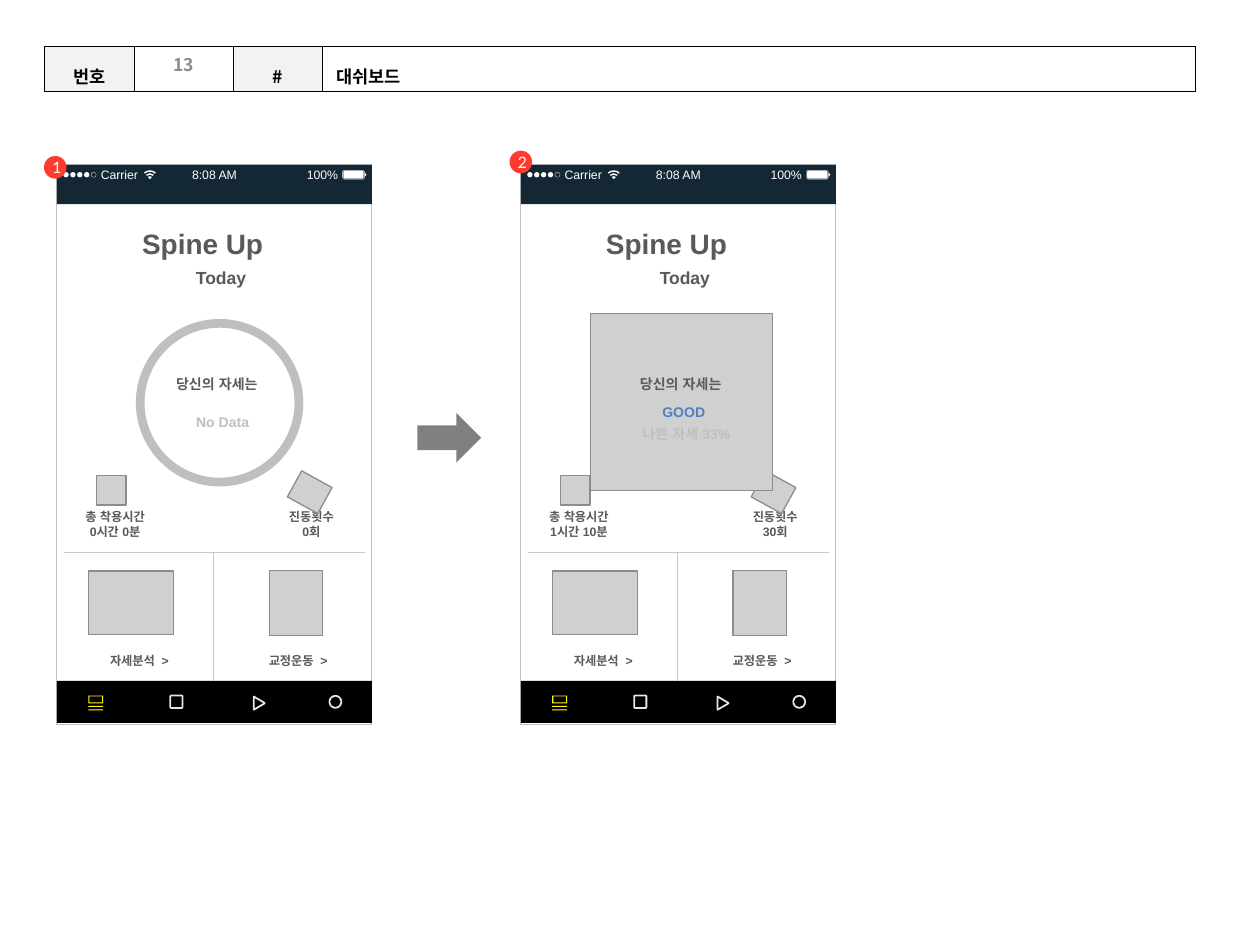
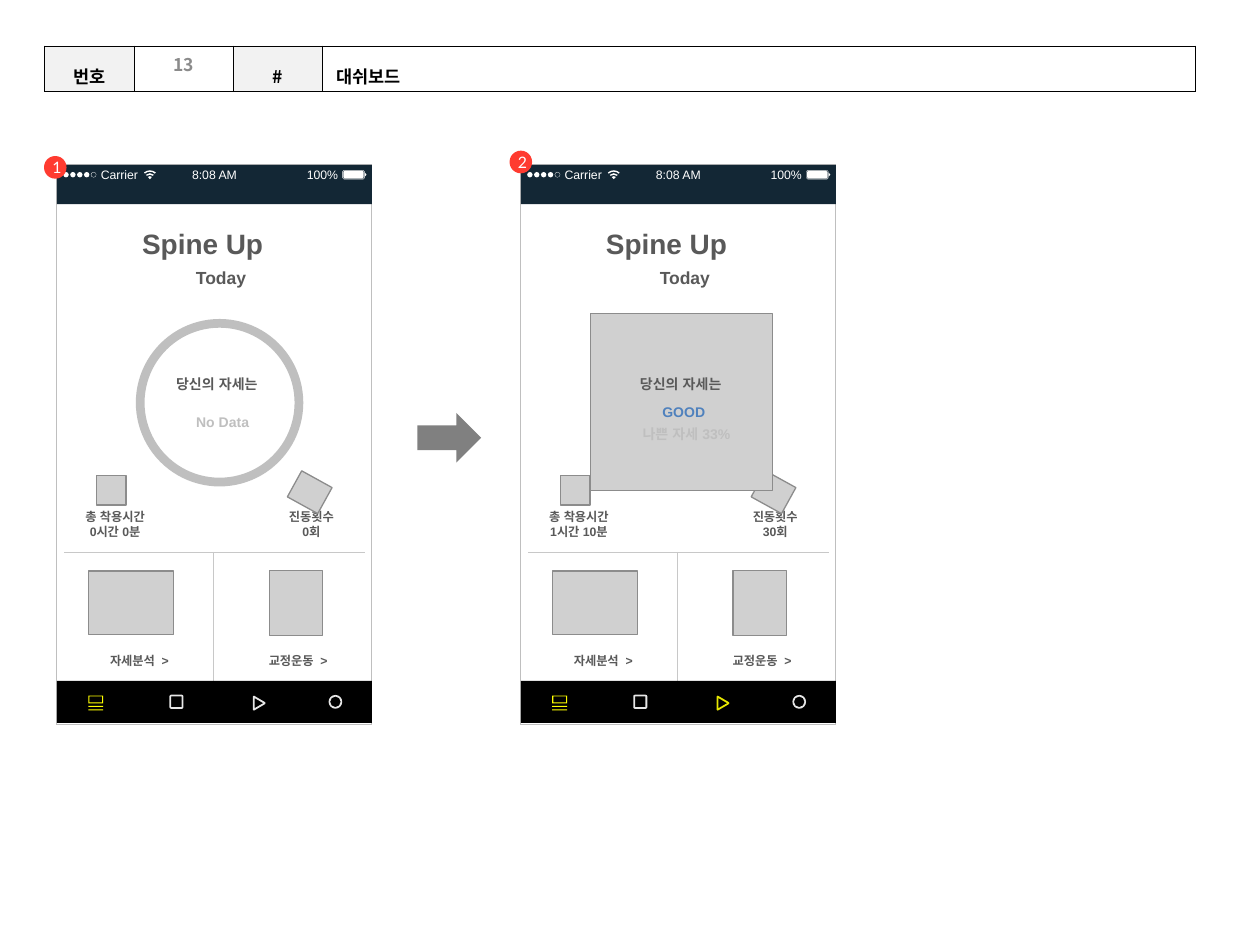
Before and after one commit to bqlab/osp-vestband, a slide deck: slide 13 of 7조_Spine up.pptx. Drawn at 1260x945 pixels with LibreOffice and Linux fonts; fonts in the diff are those of the drawing; grey boxes stand for pictures. Boxes give left, top, right and bottom in pixels: in the first picture for what was removed or moved away, otherwise in the second. Text is boxed around its words. In the diff, an @@ line names an element or a change of style, - is before the commit and + after.

```diff
--- a/7조_Spine up.pptx
+++ b/7조_Spine up.pptx
@@ freeform shape at [717, 696, 730, 711]: fill #FFFFFF at 90% opacity to #FFFF00 at 90% opacity @@
```
Also in this commit, not shown: 3 other slides changed, 16 other files.
